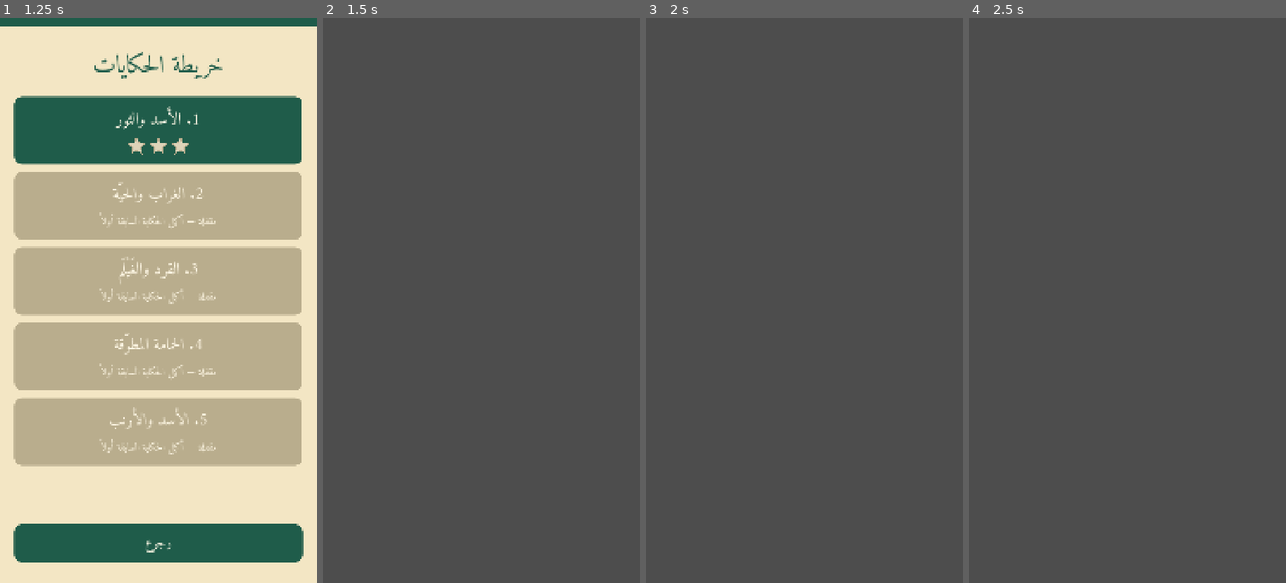
Above: before the commit, frames 1-4 (left to right).
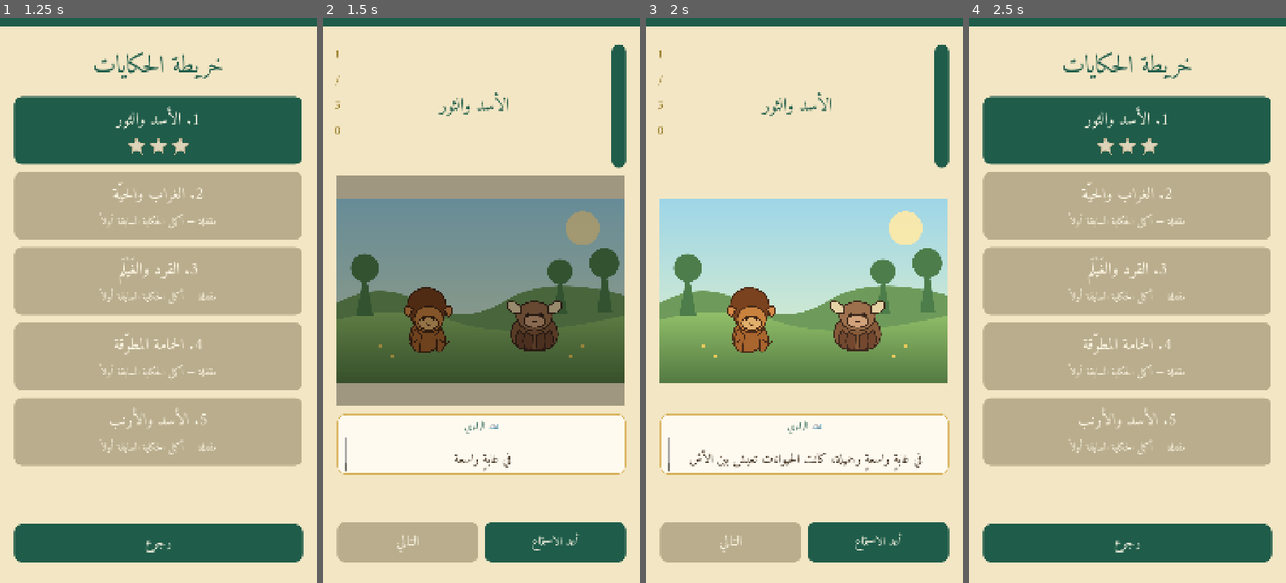
Above: after the commit, the same moments.

Repository: bdssmdkacem-dot/Kalila-Dimna
Game: Godot game, scene res://scenes/main_menu.tscn
Two runs of this game, one before a commit and one after it. Both use one fixed random seed, a clock stepped at 60 frames per second and the inputs below.
Inputs (mouse positions are in pixels of both pictures, inside the frame that each line leads up to):
- Up to frame 1 (1.25 s): click "ابدأ الحكايات" at 0.5 s
- Up to frame 2 (1.5 s): click (481, 131) at 1.25 s
- Up to frame 3 (2 s): no input
- Up to frame 4 (2.5 s): click (1263, 108) at 2 s, where only the run after the commit has a clickable "رجوع"

Frame 1 is identical in both runs. In frame 2, 96% of the frame differs, in the area x 0-100%, y 0-100%; in frame 3, 100%; in frame 4, 100%.
Error before the commit: Parse Error: Could not parse global class "AnimalStage" from "res://ui/animal_stage.gd". (res://scenes/story_player.gd:25)

Commit message:
feat(story): switch lion bull player to 2D stage

Diff:
--- a/scenes/story_player.gd
+++ b/scenes/story_player.gd
@@ -22,7 +22,7 @@
 var next_btn: Button
 var replay_btn: Button
 var audio: AudioStreamPlayer
-var animal_stage: AnimalStage
+var animal_stage: AnimalStage2D
 var pending_next_index := -1
 
 
@@ -50,7 +50,7 @@
 	progress_lbl.size_flags_horizontal = Control.SIZE_SHRINK_END
 	top.add_child(progress_lbl)
 
-	animal_stage = AnimalStage.new()
+	animal_stage = AnimalStage2D.new()
 	animal_stage.size_flags_horizontal = Control.SIZE_EXPAND_FILL
 	animal_stage.size_flags_vertical = Control.SIZE_EXPAND_FILL
 	box.add_child(animal_stage)
